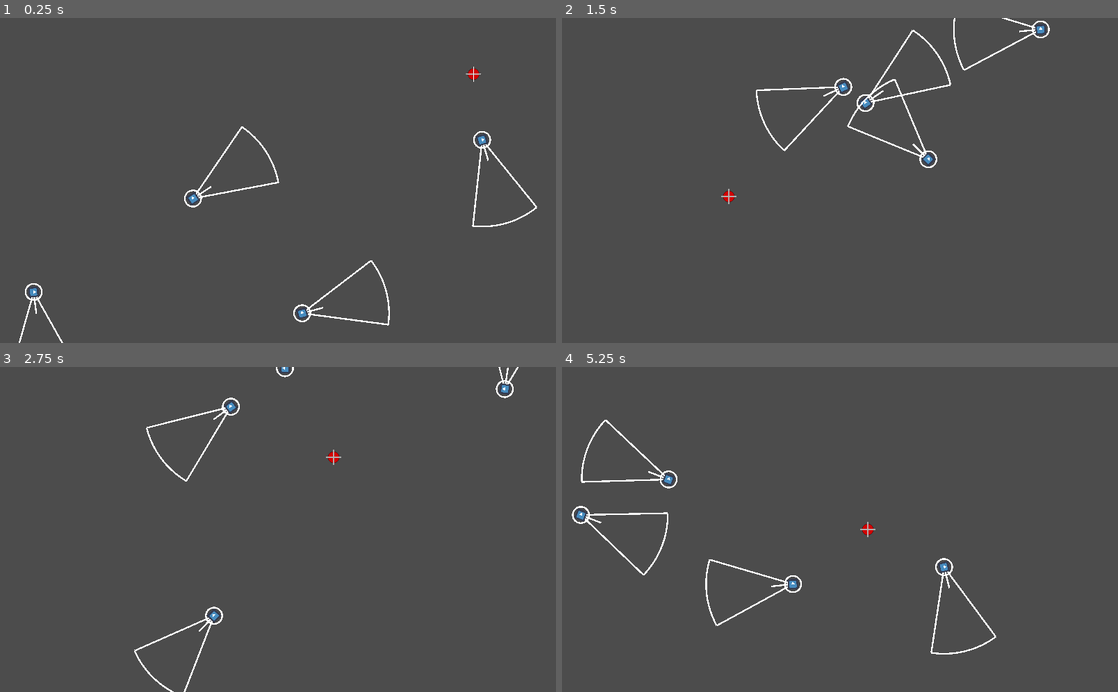
Above: before the commit, frames 1-4 (two rows, left to right).
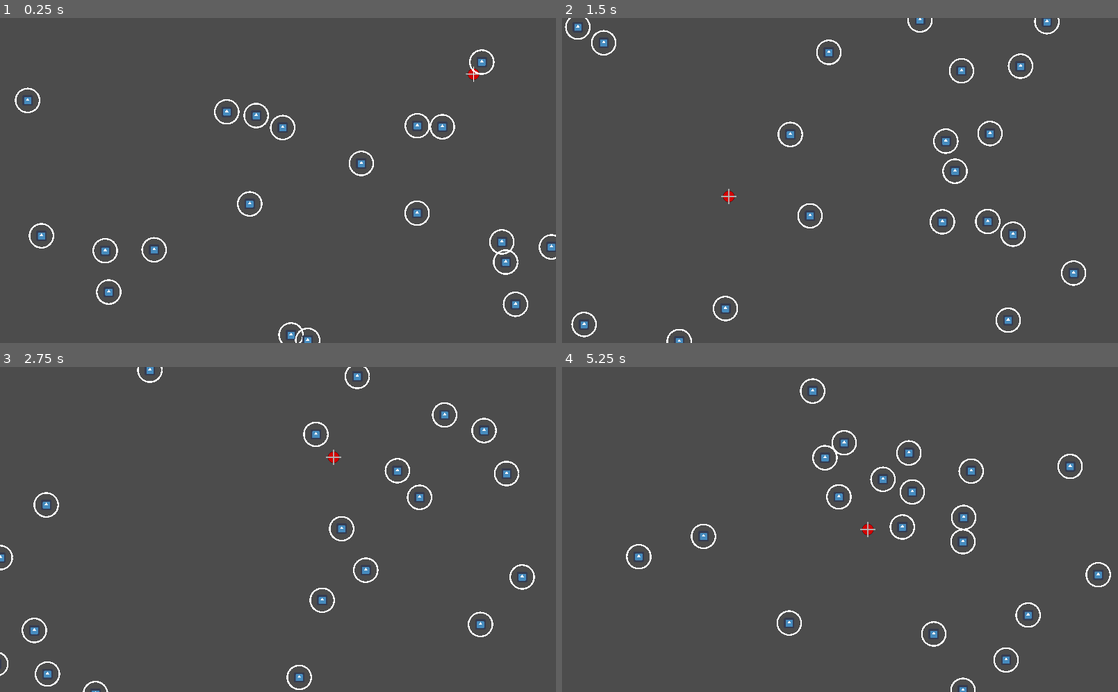
Above: after the commit, the same moments.

Repository: AndreaTerenz/BOIDS
Game: Godot game, scene res://scenes/Main.tscn
Same seed, same stepped clock (60 frames per second), same inputs: the game is played once before the commit and once after it. The engine's default icon, where the game draws it, is replaced by a stand-in: a white triangle on a blue panel in a dark square.
Inputs (mouse positions are in pixels of both pictures, inside the frame that each line leads up to):
- Up to frame 1 (0.25 s): no input
- Up to frame 2 (1.5 s): move the mouse to (962, 164) at 0.52 s; click (962, 164) at 0.67 s; move the mouse to (728, 196) at 1.27 s; click (728, 196) at 1.42 s
- Up to frame 3 (2.75 s): move the mouse to (333, 458) at 2.02 s; click (333, 458) at 2.17 s
- Up to frame 4 (5.25 s): move the mouse to (812, 594) at 2.77 s; click (812, 594) at 2.92 s; move the mouse to (1006, 578) at 3.52 s; click (1006, 578) at 3.67 s; move the mouse to (673, 480) at 4.27 s; click (673, 480) at 4.42 s; move the mouse to (867, 529) at 5.02 s; click (867, 529) at 5.17 s

The runs differ from the first frame. In frame 1, 2.9% of the frame differs, in the area x 2-100%, y 9-100%; in frame 2, 2.8%; in frame 3, 2.4%; in frame 4, 3.0%, in the area x 1-99%, y 3-100%.

Commit message:
Misc

Diff:
--- a/scenes/Boid.tscn
+++ b/scenes/Boid.tscn
@@ -5,7 +5,8 @@
 
 [node name="Boid" type="Node2D"]
 script = ExtResource( 2 )
-DEFAULT_MODE = 0
+SEPARATION = 22.0
+DEFAULT_MODE = 3
 
 [node name="Sprite" type="Sprite" parent="."]
 scale = Vector2( 0.297309, 0.297309 )
--- a/scripts/Main.gd
+++ b/scripts/Main.gd
@@ -9,7 +9,7 @@
 
 	var boids = []
 	#Shouldnt be more than 250
-	for i in range(0, 4):
+	for i in range(0, 20):
 		var boid : Boid = boidScene.instance()
 		self.add_child(boid)
 		boid.setup(Vector2(rand_range(0, screen_size.x), rand_range(0, screen_size.y)), i, $Target)
--- a/scripts/boidController.gd
+++ b/scripts/boidController.gd
@@ -41,7 +41,7 @@
 	self.lastTargetPos = self.position
 
 	if (self.mode == BOID_MODE.DRIFT):
-		self.velocity = Vector2(0, 0).rotated(randf()*2*PI)
+		self.velocity = Vector2(MAX_SPEED, 0).rotated(randf()*2*PI)
 	self.actualFOVAngle = FOV_ANGLE*(PI/2)
 	initNoise()
 
@@ -56,7 +56,7 @@
 
 func _process(_delta: float) -> void:
 	getTargetPos()
-	if (getTargetDistance() >= pow(ARRIVED_RADIUS,2)):
+	if not(hasArrived()):
 		move()
 		orient()
 	update()
@@ -67,16 +67,15 @@
 
 		if (self.mode != BOID_MODE.DRIFT):
 			var col : Color
-			var arrived : bool = (self.velocity.length() <= 0.01)
 
 			if (canWander()):
 				col = Color.white
-			elif not(arrived):
+			elif not(hasArrived()):
 				col = Color.yellow
 			else:
 				col = Color.green
 
-			if not(arrived):
+			if not(hasArrived()):
 				draw_line(Vector2.ZERO, Vector2(WANDER_DISTANCE, 0), col, 3)
 
 			if (self.mode != BOID_MODE.WANDER):
@@ -178,6 +177,9 @@
 	self.position.x = wrapf(self.position.x, -10, width)
 	self.position.y = wrapf(self.position.y, -10, height)
 
+func hasArrived() -> bool:
+	return getTargetDistance() < pow(ARRIVED_RADIUS,2)
+
 func canWander() -> bool:
 	return (self.mode == BOID_MODE.WANDER or (not(self.targetInSight) and KEEP_SEARCHING))
 
